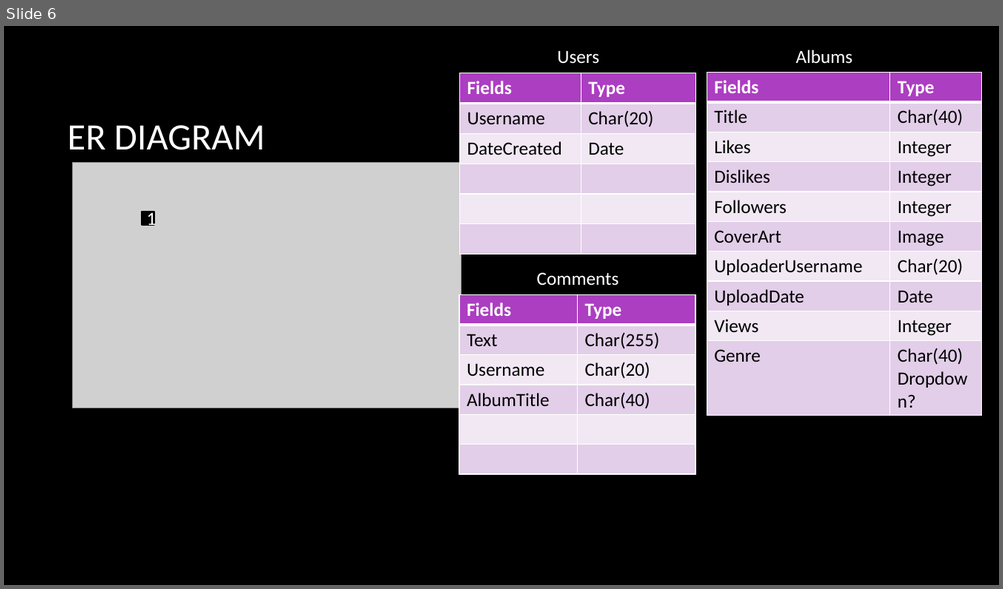
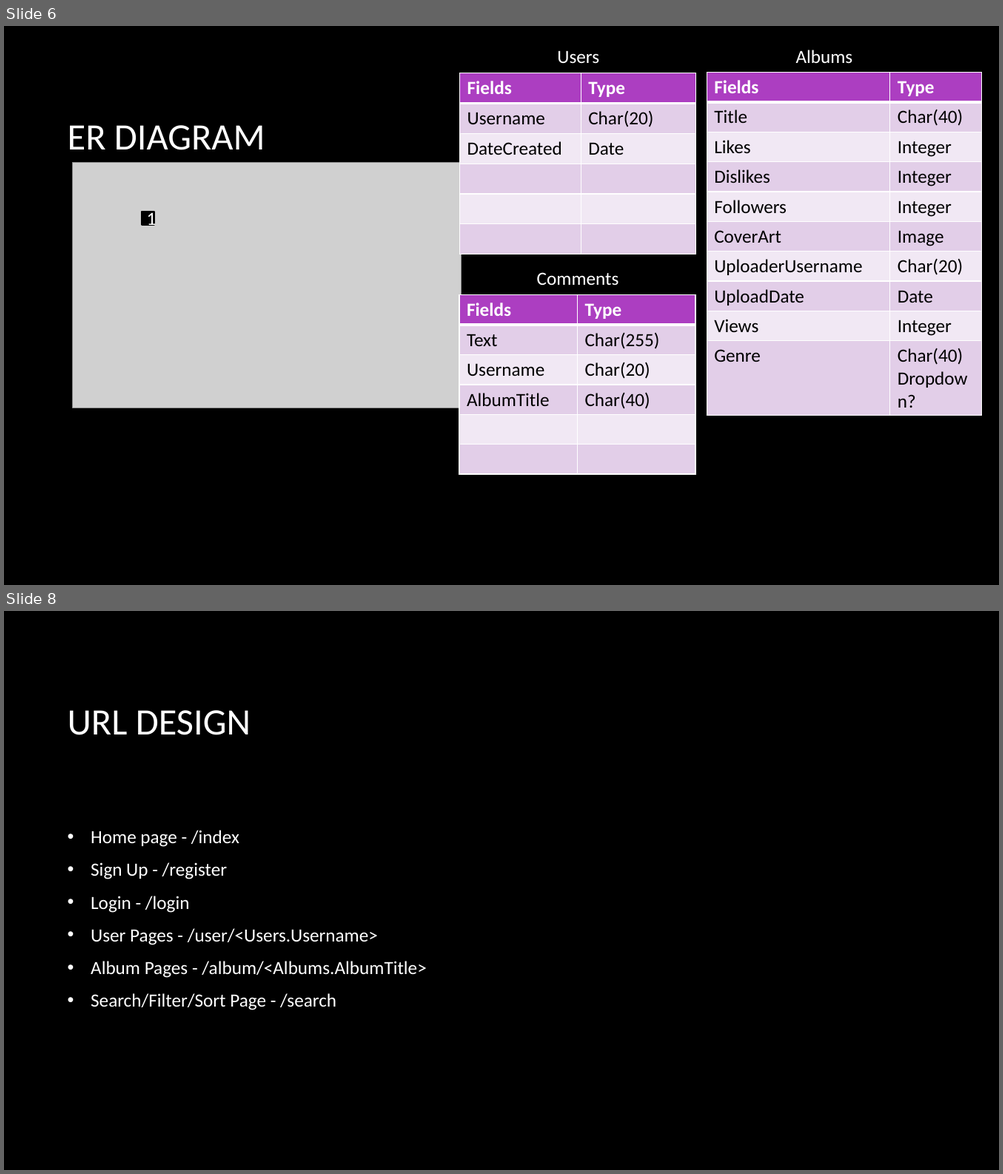
Before and after one commit to MalachyMcGinnity/WAD2GroupProject, a slide deck: WAD2 Group Project Design Spec.pptx. Shown one above the other, each under a label of ours: slide 6 before the commit, slides 6 and 8 after it; the slides between them are not shown. The pictures are 1003x589 and 1003x1174 pixels, drawn with LibreOffice and Linux fonts; fonts in the diff are those of the drawing; grey boxes stand for pictures; background and template pictures are left out. Boxes give left, top, right and bottom in pixels: in the first picture for what was removed or moved away, otherwise in the second. Text is boxed around its words. In the diff, an @@ line names an element or a change of style, - is before the commit and + after.

Commit message:
Site Map and URL Design

```diff
--- a/WAD2 Group Project Design Spec.pptx
+++ b/WAD2 Group Project Design Spec.pptx
@@ slide 8 added at [4, 611, 999, 1170], background picture (left out) @@
@@ title added at [68, 710, 250, 735], 36 pt, text #FFFFFF @@
+URL DESIGN
@@ text added at [91, 830, 426, 1011], 18 pt, text #FFFFFF @@
+• Home page - /index
+• Sign Up - /register
+• Login - /login
+• User Pages - /user/<Users.Username>
+• Album Pages - /album/<Albums.AlbumTitle>
+• Search/Filter/Sort Page - /search
```
Also in this commit, not shown: 1 other slide added, 1 other file.
